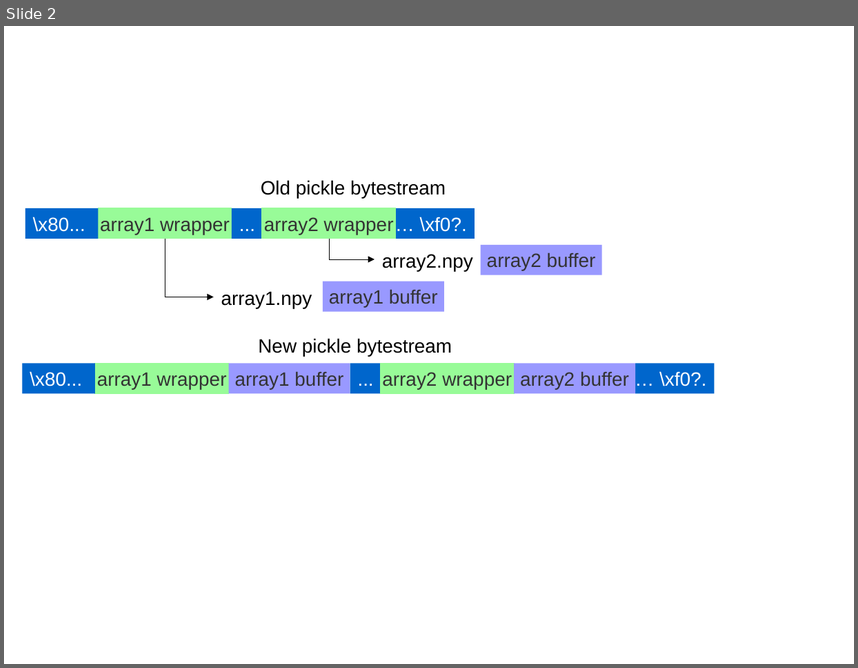
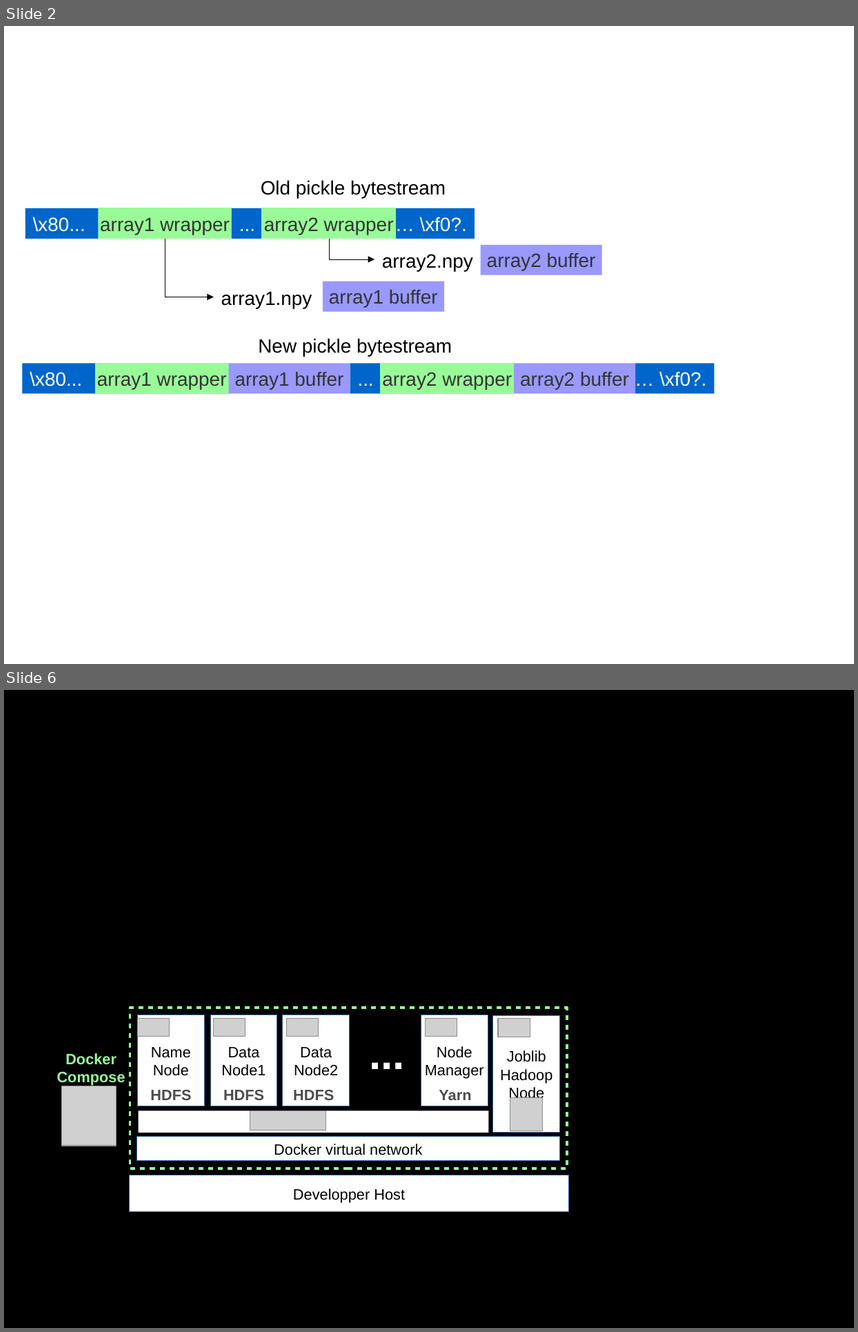
Before and after one commit to aabadie/aabadie.github.io, a slide deck: talks/pyparis-2017-joblib/misc/illustration.odp. Shown one above the other, each under a label of ours: slide 2 before the commit, slides 2 and 6 after it; the slides between them are not shown. The pictures are 858x668 and 858x1332 pixels, drawn with LibreOffice and Linux fonts; fonts in the diff are those of the drawing; grey boxes stand for pictures. Boxes give left, top, right and bottom in pixels: in the first picture for what was removed or moved away, otherwise in the second. Text is boxed around its words. In the diff, an @@ line names an element or a change of style, - is before the commit and + after.

```diff
--- a/talks/pyparis-2017-joblib/misc/illustration.odp
+++ b/talks/pyparis-2017-joblib/misc/illustration.odp
@@ slide 6 added at (4,690,854,1328), background #000000 @@
@@ rectangle added at (130,1008,567,1168), outline #98FB98 2.3 pt @@
@@ rectangle added at (137,1015,205,1106), fill #FFFFFF, outline #3465A4 0 pt, 14 pt, text #000000 @@
+Name
+Node
@@ picture added at (137,1018,169,1036) @@
@@ rectangle added at (211,1015,278,1106), fill #FFFFFF, outline #3465A4 0 pt, 14 pt, text #000000 @@
+Data
+Node1
@@ picture added at (214,1018,245,1036) @@
@@ rectangle added at (283,1015,350,1106), fill #FFFFFF, outline #3465A4 0 pt, 14 pt, text #000000 @@
+Data
+Node2
@@ picture added at (286,1018,318,1036) @@
@@ rectangle added at (421,1015,488,1106), fill #FFFFFF, outline #3465A4 0 pt, 14 pt, text #000000 @@
+Node
+Manager
@@ picture added at (425,1018,457,1036) @@
@@ rectangle added at (493,1016,560,1132), fill #FFFFFF, outline #3465A4 0 pt, 14 pt, text #000000 @@
+Joblib
+Hadoop
+Node
@@ picture added at (499,1018,530,1037) @@
@@ text added at (362,1023,413,1078), 40 pt, text #FFFFFF, bold @@
+...
@@ text added at (57,1053,125,1085), 14 pt, text #98FB98, bold @@
+Docker
+Compose
@@ picture added at (62,1086,116,1145) @@
@@ text added at (150,1090,191,1100), 14 pt, text #4C4C4C, bold @@
+HDFS
@@ text added at (223,1090,264,1100), 14 pt, text #4C4C4C, bold @@
+HDFS
@@ text added at (293,1090,334,1100), 14 pt, text #4C4C4C, bold @@
+HDFS
@@ text added at (439,1090,471,1100), 14 pt, text #4C4C4C, bold @@
+Yarn
@@ picture added at (510,1098,543,1131) @@
@@ rectangle added at (139,1110,488,1132), fill #FFFFFF @@
@@ picture added at (250,1110,326,1130) @@
@@ rectangle added at (137,1136,560,1161), fill #FFFFFF, outline #3465A4 0 pt, 14 pt, text #000000 @@
+Docker virtual network
@@ rectangle added at (130,1175,568,1212), fill #FFFFFF, outline #3465A4 0 pt, 14 pt, text #000000 @@
+Developper Host
```
Also in this commit, not shown: 1 slide changed, 3 other slides added, 14 other files.
